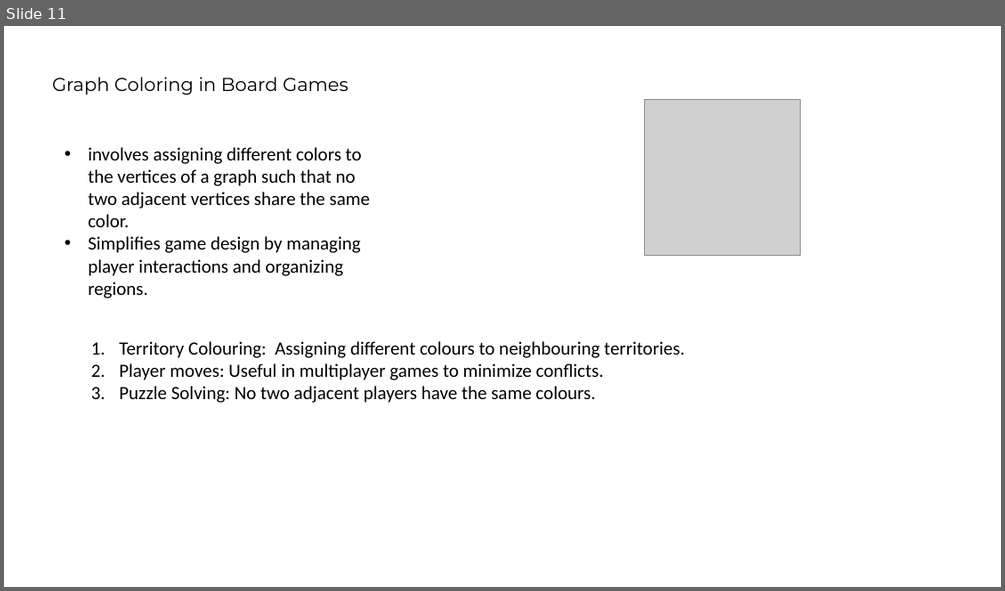
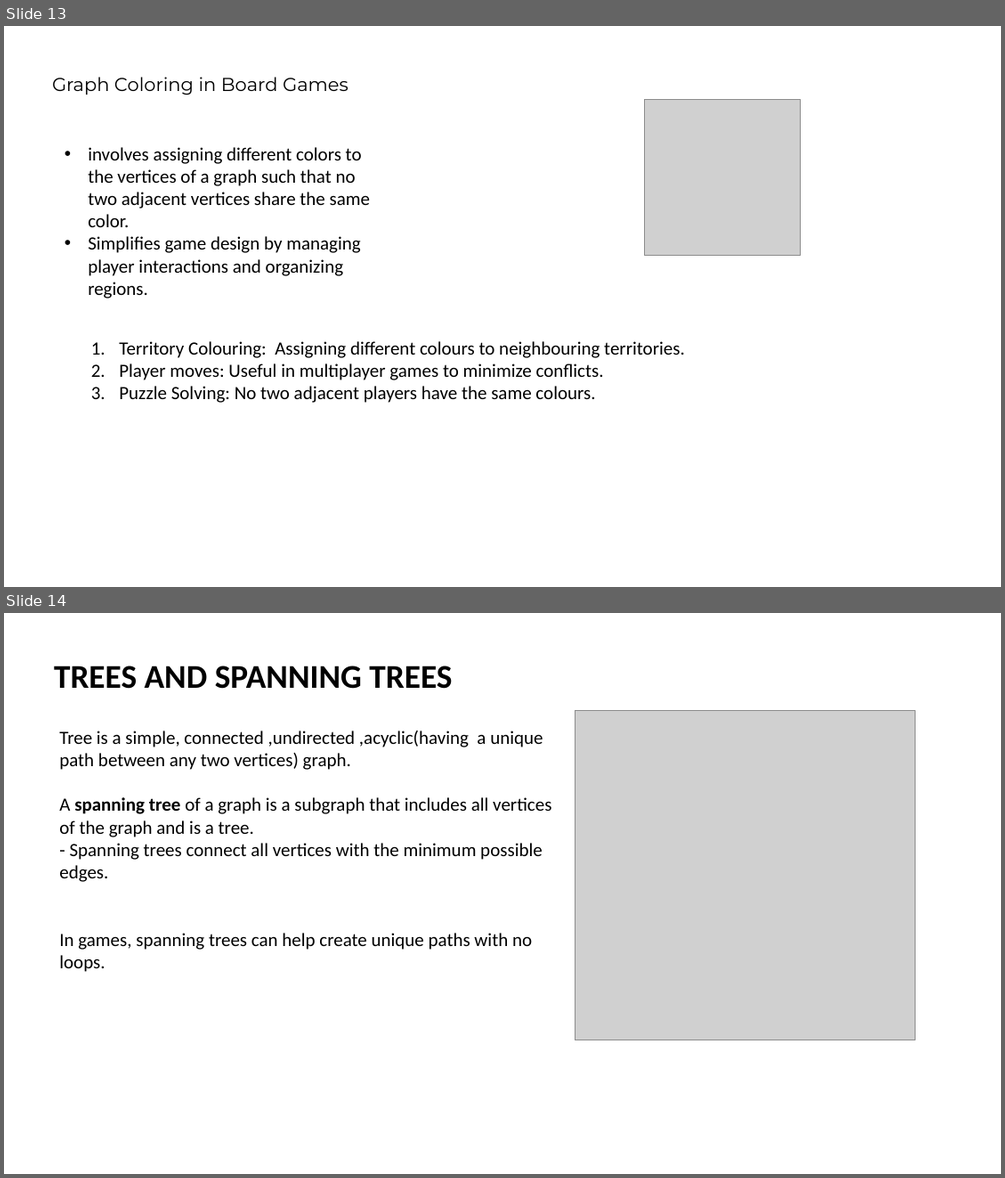
Before and after one commit to ibmbt/group5_graphtheory, a slide deck: group5_graphtheory.pptx. Shown one above the other, each under a label of ours: slide 11 before the commit, slides 13 and 14 after it. The pictures are 1005x591 and 1005x1178 pixels, drawn with LibreOffice and Linux fonts; fonts in the diff are those of the drawing; grey boxes stand for pictures. Boxes give left, top, right and bottom in pixels: in the first picture for what was removed or moved away, otherwise in the second. Text is boxed around its words. In the diff, an @@ line names an element or a change of style, - is before the commit and + after.

```diff
--- a/group5_graphtheory.pptx
+++ b/group5_graphtheory.pptx
@@ slide 14 added at [4,613,1001,1174], background #FFFFFF @@
@@ text added at [54,666,452,689], 32 pt, text #000000, bold @@
+TREES AND SPANNING TREES
@@ picture added at [574,710,914,1040] @@
@@ text added at [59,730,551,972], 18 pt, text #000000 @@
+Tree is a simple, connected ,undirected ,acyclic(having a unique path between any two vertices) graph.
+A spanning tree of a graph is a subgraph that includes all vertices of the graph and is a tree.
+- Spanning trees connect all vertices with the minimum possible edges.
+In games, spanning trees can help create unique paths with no loops.
@@ what was slide 11 is now slide 13 @@
```
Also in this commit, not shown: 2 other slides added, 2 other files.
